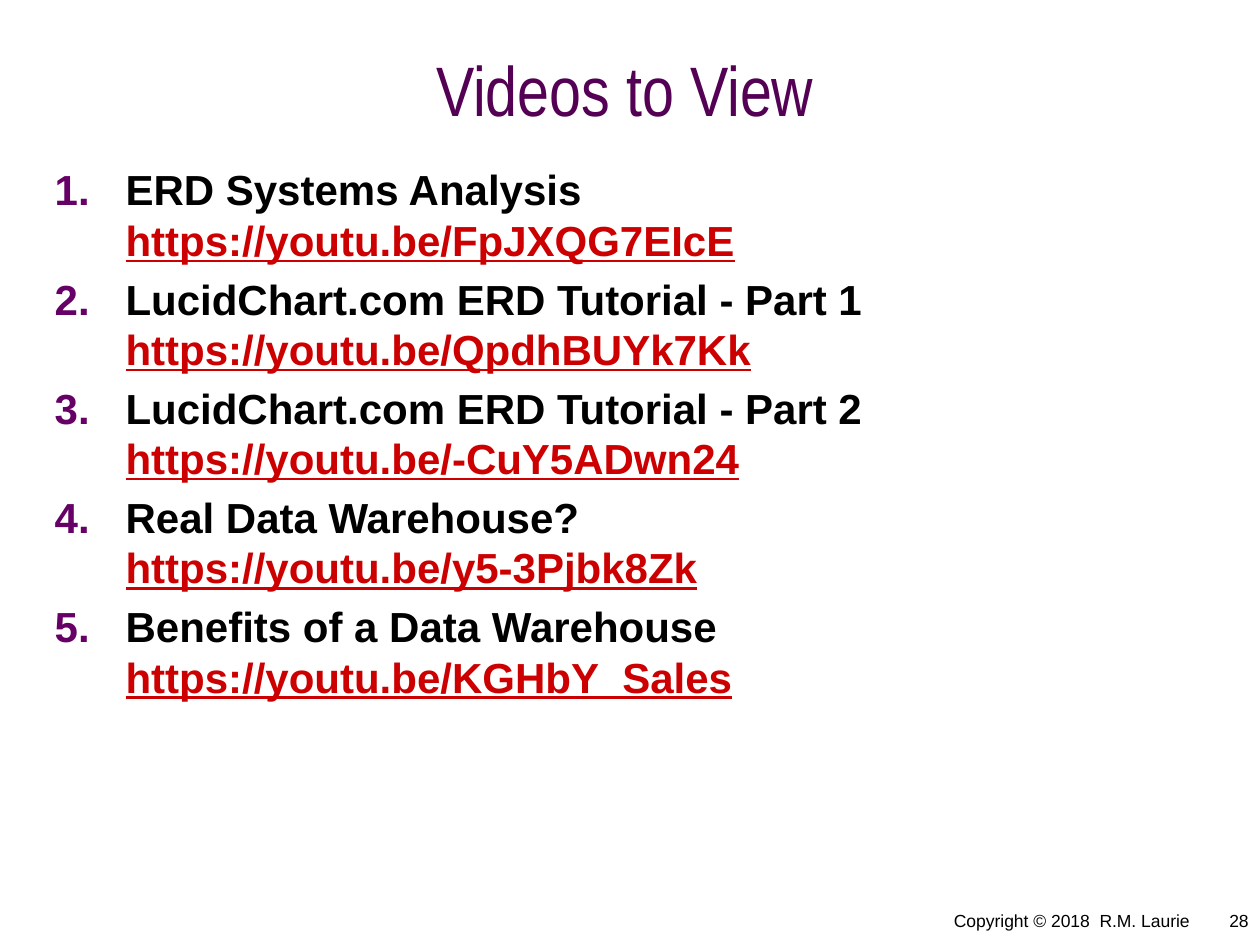
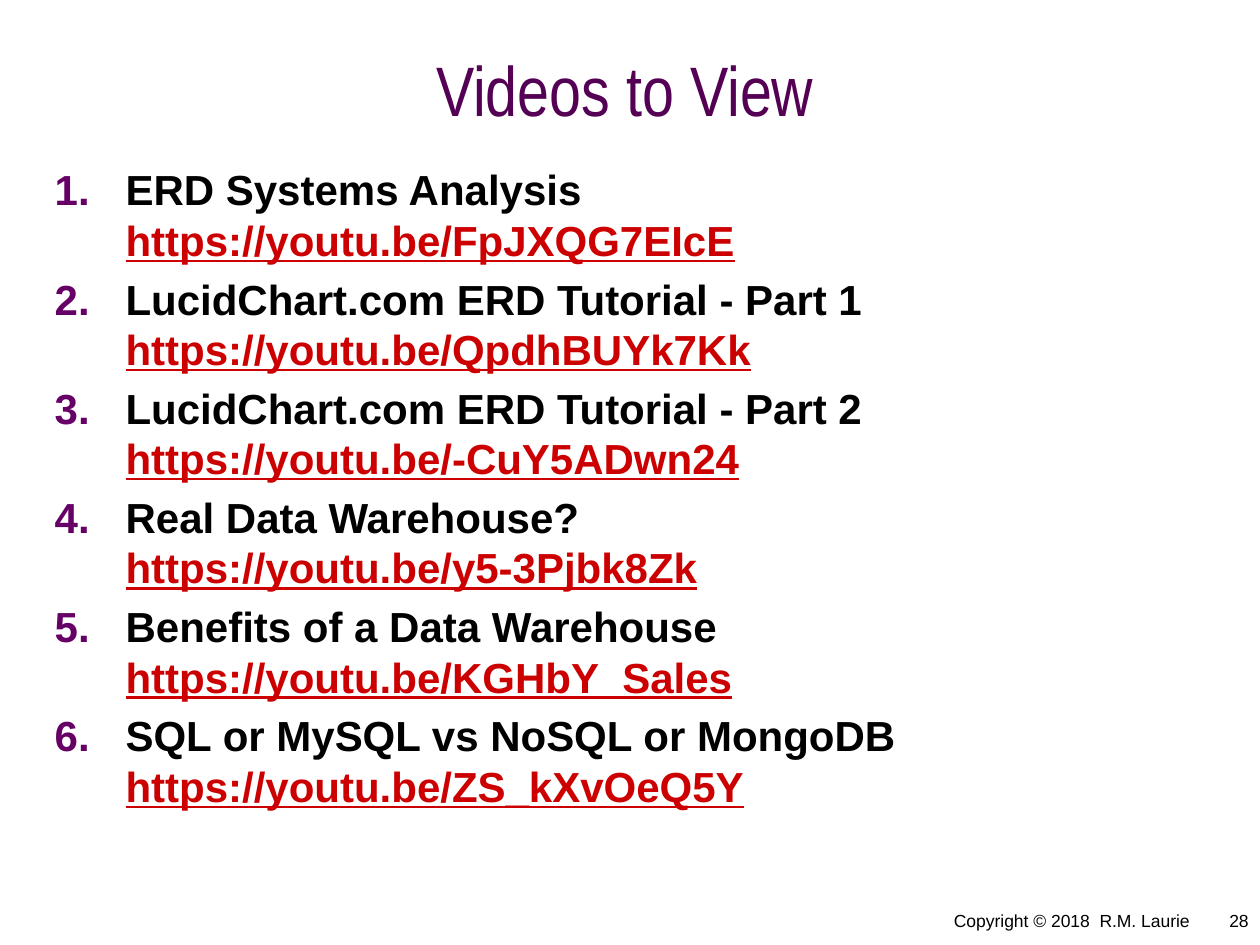
Before and after one commit to okinawabob/um, a slide deck: slide 28 of assets/ifsm300/wk3/wk3-DB.pptx. Drawn at 1260x945 pixels with LibreOffice and Linux fonts; fonts in the diff are those of the drawing; background and template pictures are left out. Boxes give left, top, right and bottom in pixels: in the first picture for what was removed or moved away, otherwise in the second. Text is boxed around its words. In the diff, an @@ line names an element or a change of style, - is before the commit and + after.

```diff
--- a/assets/ifsm300/wk3/wk3-DB.pptx
+++ b/assets/ifsm300/wk3/wk3-DB.pptx
@@ text at bbox=[126, 721, 895, 810]: paragraph added @@
+6. SQL or MySQL vs NoSQL or MongoDB
+   https://youtu.be/ZS_kXvOeQ5Y
```
Also in this commit, not shown: 2 other files.
